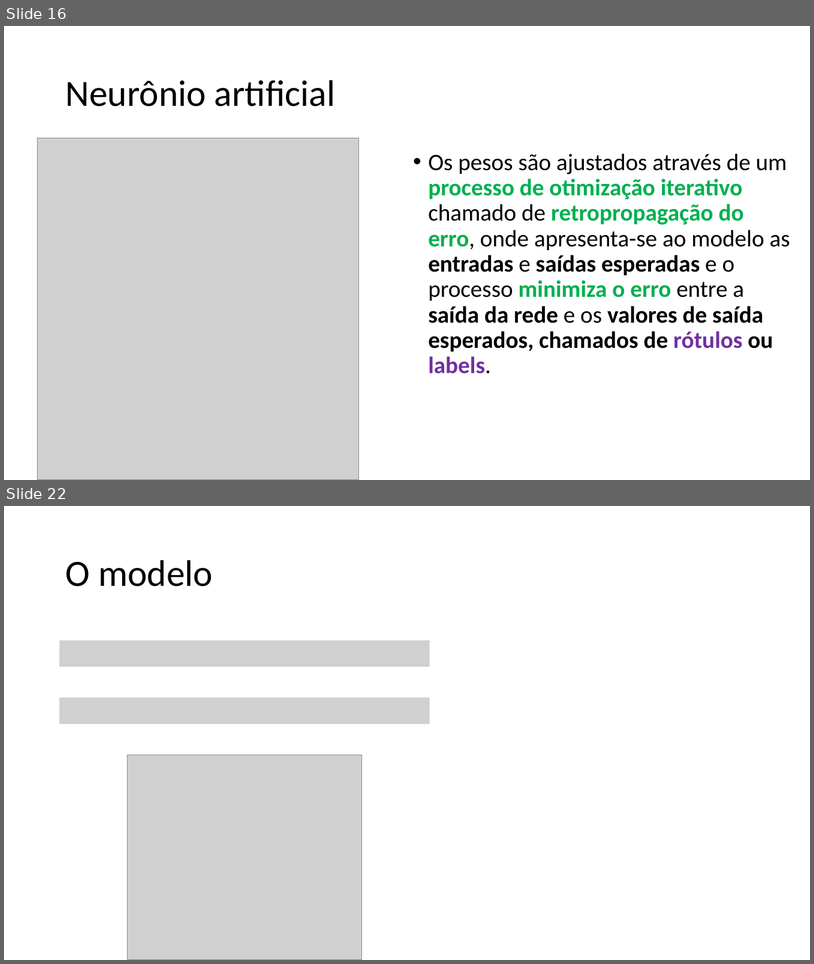
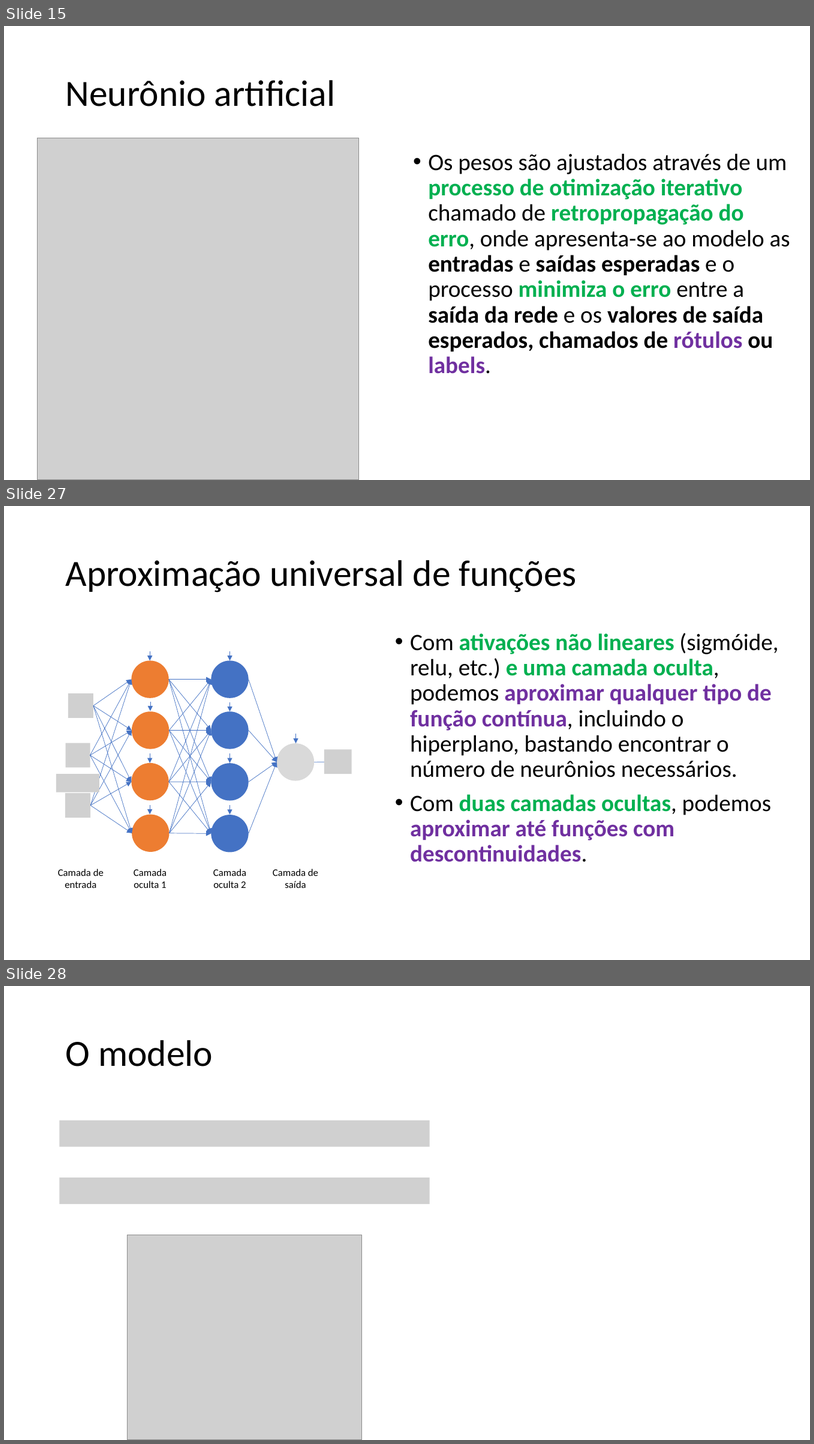
Before and after one commit to zz4fap/c24_inteligencia_artificial, a slide deck: slides/C24_MLP.pptx. Shown one above the other, each under a label of ours: slides 16 and 22 before the commit, slides 15, 27 and 28 after it; the slides between them are not shown. The pictures are 814x964 and 814x1444 pixels, drawn with LibreOffice and Linux fonts; fonts in the diff are those of the drawing; grey boxes stand for pictures. Boxes give left, top, right and bottom in pixels: in the first picture for what was removed or moved away, otherwise in the second. Text is boxed around its words. In the diff, an @@ line names an element or a change of style, - is before the commit and + after.

```diff
--- a/slides/C24_MLP.pptx
+++ b/slides/C24_MLP.pptx
@@ slide 27 added at (x1=4, y1=506, x2=810, y2=960), background #FFFFFF @@
@@ title added at (x1=65, y1=560, x2=577, y2=592), 44 pt, text #000000 @@
+Aproximação universal de funções
@@ text added at (x1=410, y1=633, x2=779, y2=862), 28 pt, text #000000, bold @@
+• Com ativações não lineares (sigmóide, relu, etc.) e uma camada oculta, podemos aproximar qualquer tipo de função contínua, incluindo o hiperplano, bastando encontrar o número de neurônios necessários.
+• Com duas camadas ocultas, podemos aproximar até funções com descontinuidades.
@@ group added at (x1=56, y1=651, x2=352, y2=888): 42 arrows, 9 ellipses, 5 pictures, 4 texts @@
+Camada de entrada
+Camada oculta 1
+Camada oculta 2
+Camada de saída
@@ what was slide 16 is now slide 15 @@
@@ what was slide 22 is now slide 28 @@
```
Also in this commit, not shown: 3 slides changed, 12 other slides added, 11 slides removed.
